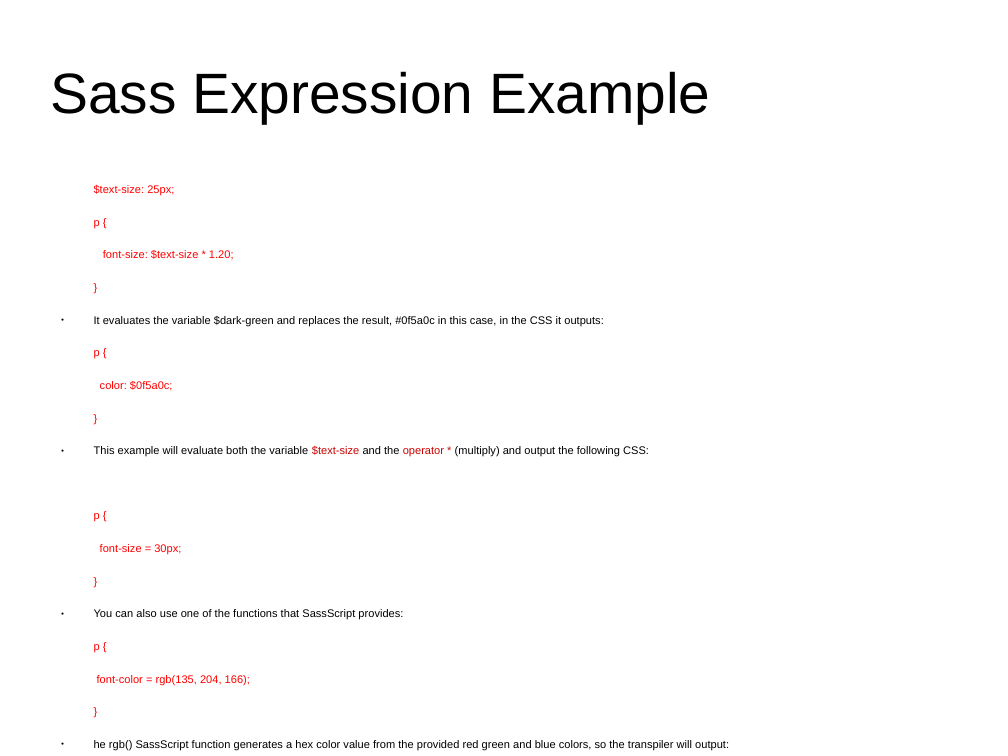
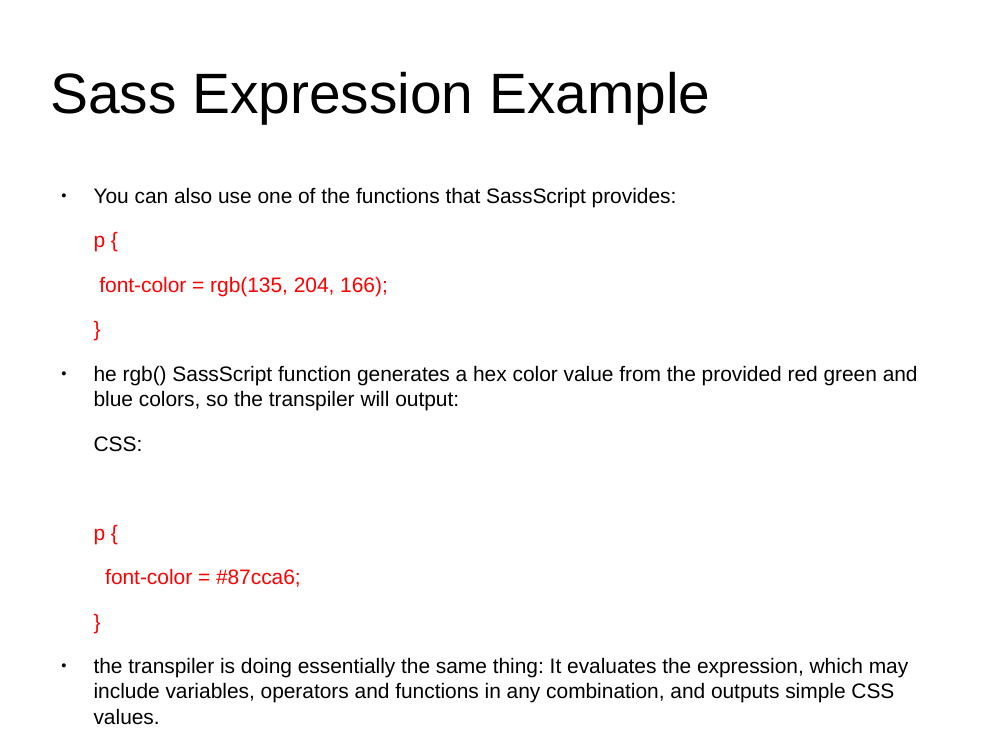
Before and after one commit to anumsh/SASS-Basics, a slide deck: slide 27 of SASS_basics.odp (slide 26 before the commit). Drawn at 1008x756 pixels with LibreOffice and Linux fonts; fonts in the diff are those of the drawing; background and template pictures are left out. Boxes give left, top, right and bottom in pixels: in the first picture for what was removed or moved away, otherwise in the second. Text is boxed around its words. In the diff, an @@ line names an element or a change of style, - is before the commit and + after.

Commit message:
feat: Sass Datatypes

```diff
--- a/SASS_basics.odp
+++ b/SASS_basics.odp
@@ text at box(94, 185, 649, 555): paragraphs removed @@
-$text-size: 25px;
-p {
-font-size: $text-size * 1.20;
-}
-● It evaluates the variable $dark-green and replaces the result, #0f5a0c in this case, in the CSS it outputs:
-p {
-color: $0f5a0c;
-}
-● This example will evaluate both the variable $text-size and the operator * (multiply) and output the following CSS:
-p {
-font-size = 30px;
-}
@@ text at box(94, 187, 918, 587): size 8.7 to 16.5 pt in "You can also use one of the ...", "p {", "font-color = rgb(135, 204, 166);", "}" and 5 more places @@
@@ text at box(94, 657, 908, 725): paragraph added @@
+● the transpiler is doing essentially the same thing: It evaluates the expression, which may include variables, operators and functions in any combination, and outputs simple CSS values.
```
Also in this commit, not shown: 4 slides added.
